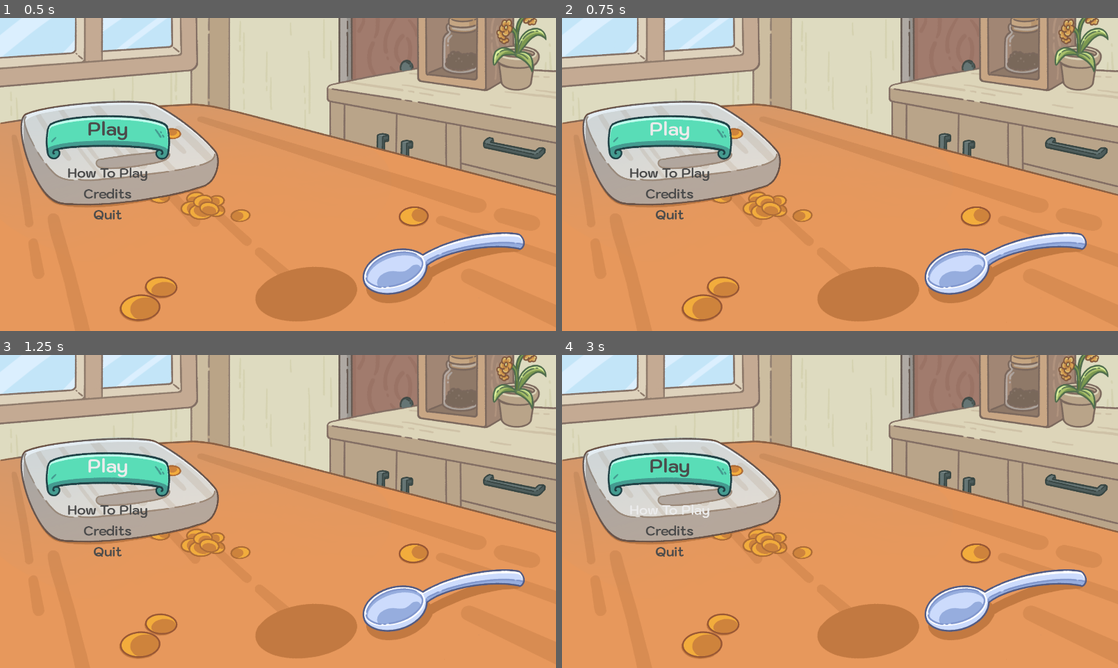
Above: before the commit, frames 1-4 (two rows, left to right).
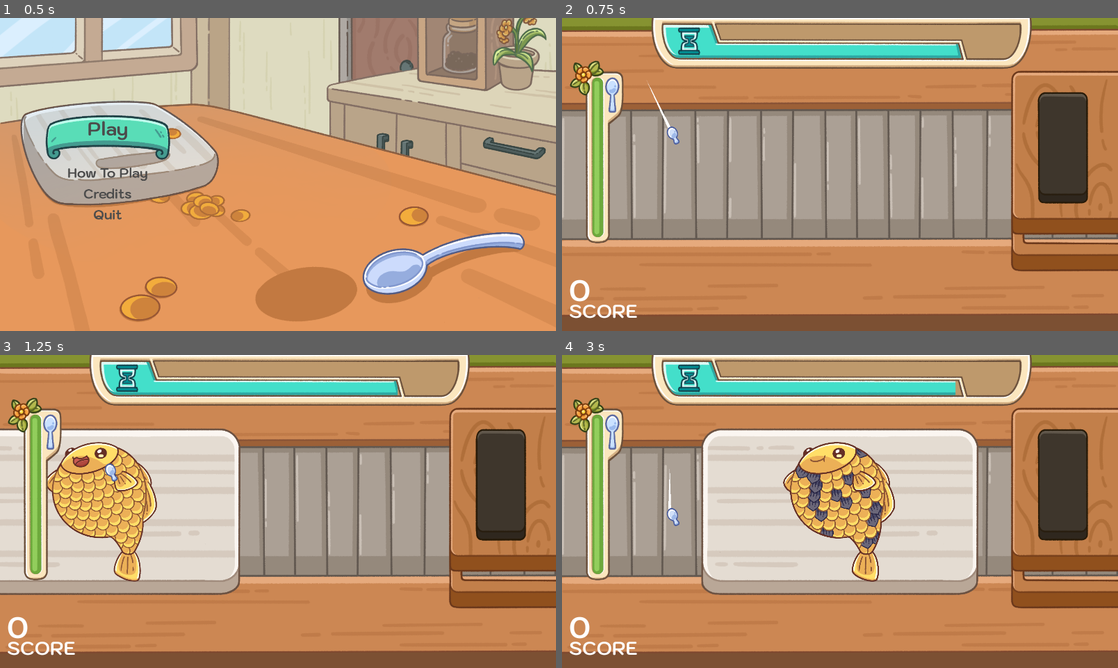
Above: after the commit, the same moments.

Repository: RocKIn0X/gameoff-2023-scale
Game: Godot game, scene res://Scenes/lobby.tscn
Two runs of this game, one before a commit and one after it. Both use one fixed random seed, a clock stepped at 60 frames per second and the inputs below. Sound files missing from this copy of the repository are replaced by a short silence.
Inputs (mouse positions are in pixels of both pictures, inside the frame that each line leads up to):
- Up to frame 1 (0.5 s): no input
- Up to frame 2 (0.75 s): click "Play" at 0.5 s
- Up to frame 3 (1.25 s): no input
- Up to frame 4 (3 s): click (667, 464) at 1.25 s, where only the run before the commit has a clickable "Play"; click (667, 464) at 2 s, where only the run before the commit has a clickable "Play"; click (667, 508) at 2.75 s, where only the run before the commit has a clickable "How To Play"

Frame 1 is identical in both runs. In frame 2, 90% of the frame differs, in the area x 0-100%, y 0-100%; in frame 3, 90%; in frame 4, 88%.

Commit message:
Add cursor trail

Diff:
--- a/Scenes/main.tscn
+++ b/Scenes/main.tscn
@@ -9,19 +9,15 @@
 [ext_resource type="PackedScene" uid="uid://b442d4hpgbvm3" path="res://Scenes/Core/TimeAttack.tscn" id="5_is0el"]
 [ext_resource type="PackedScene" uid="uid://c0rlm0qh78tmx" path="res://Scenes/Effects/trail_effect.tscn" id="6_d8mce"]
 [ext_resource type="PackedScene" uid="uid://dr7afkbv7y5iq" path="res://Scenes/Core/score.tscn" id="7_iv48o"]
-[ext_resource type="PackedScene" uid="uid://c0w72qehlbb8r" path="res://Scenes/fever_overlay.tscn" id="9_dmdta"]
-[ext_resource type="PackedScene" path="res://Scenes/fever_overlay.tscn" id="10_dmdta"]
-[ext_resource type="PackedScene" uid="uid://vrqeuwy4ftpv" path="res://Scenes/result.tscn" id="11_sadv3"]
+[ext_resource type="PackedScene" path="res://Scenes/fever_overlay.tscn" id="9_dmdta"]
+[ext_resource type="PackedScene" uid="uid://vrqeuwy4ftpv" path="res://Scenes/result.tscn" id="11_178c3"]
 
 [node name="Main" type="Node2D"]
-script = ExtResource("1_yafji")
+script = ExtResource("1_6f1p5")
 
 [node name="Background" parent="." instance=ExtResource("1_vmvh4")]
 
 [node name="FishOrder" parent="." instance=ExtResource("2_q3y52")]
-
-[node name="TrailEffect" parent="." node_paths=PackedStringArray("tracked_object") instance=ExtResource("6_d8mce")]
-tracked_object = NodePath("../ScaleRemover")
 
 [node name="SharpnessGauge" parent="." instance=ExtResource("3_2vqgb")]
 position = Vector2(125, 464)
@@ -38,7 +34,10 @@
 [node name="FeverOverlay" parent="." instance=ExtResource("9_dmdta")]
 visible = false
 
-[node name="Result" parent="." instance=ExtResource("10_sadv3")]
+[node name="Result" parent="." instance=ExtResource("11_178c3")]
+
+[node name="TrailEffect" parent="." node_paths=PackedStringArray("tracked_object") instance=ExtResource("6_d8mce")]
+tracked_object = NodePath("../ScaleRemover")
 
 [node name="ScaleRemover" parent="." instance=ExtResource("2_52a01")]
 position = Vector2(289.775, 209.902)
Not shown: 1 places in Scenes/main.tscn that only renumber resources
